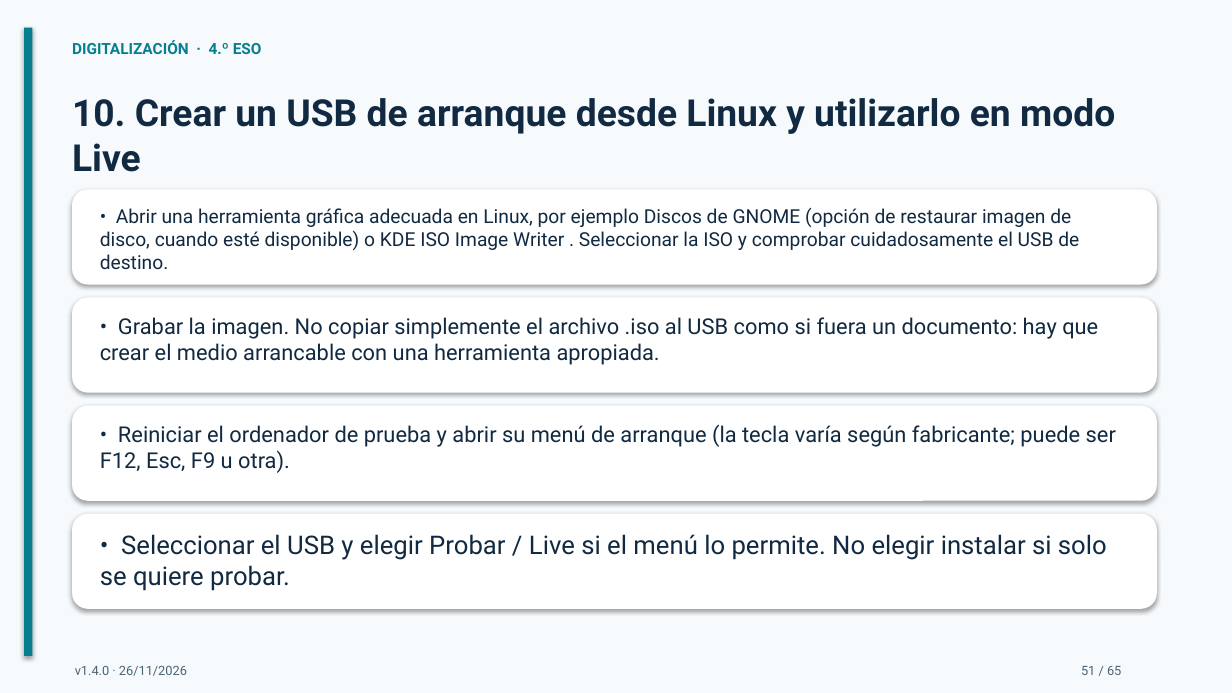
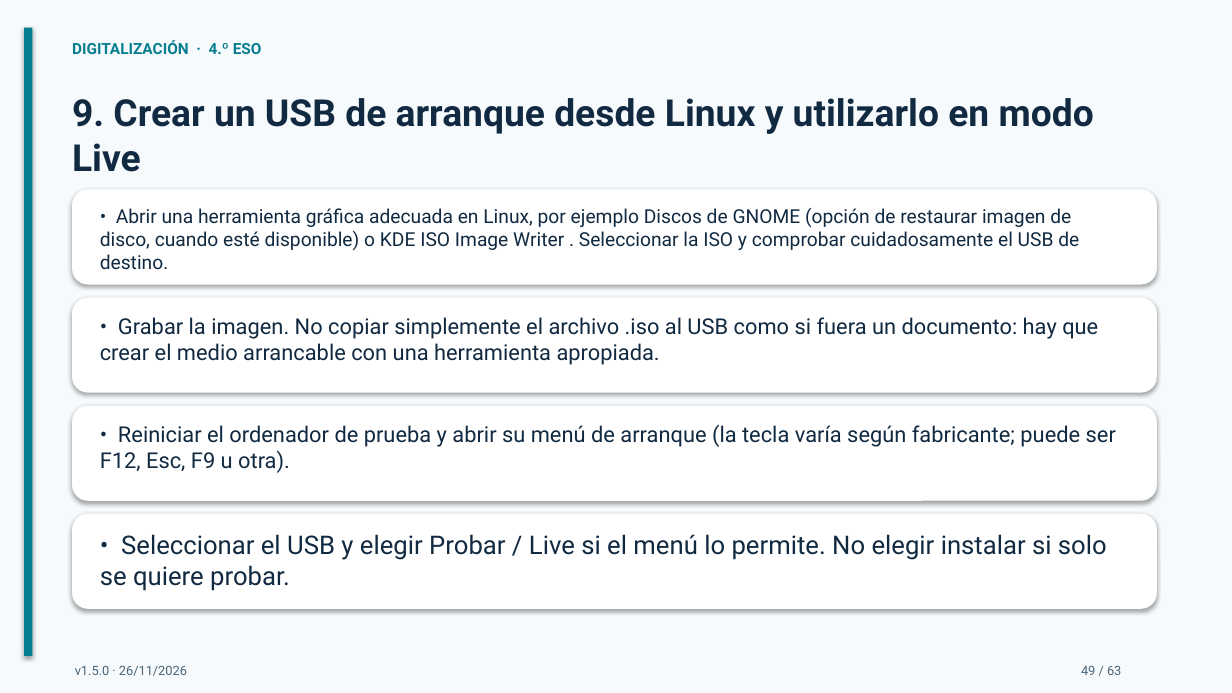
Before and after one commit to bitschips/digitaliza4, a slide deck: slide 49 of temas/tema-02-sistemas-operativos/presentaciones/tema-02-sistemas-operativos.pptx (slide 51 before the commit). Drawn at 1232x693 pixels with LibreOffice and Linux fonts; fonts in the diff are those of the drawing. Boxes give left, top, right and bottom in pixels: in the first picture for what was removed or moved away, otherwise in the second. Text is boxed around its words. In the diff, an @@ line names an element or a change of style, - is before the commit and + after.

```diff
--- a/temas/tema-02-sistemas-operativos/presentaciones/tema-02-sistemas-operativos.pptx
+++ b/temas/tema-02-sistemas-operativos/presentaciones/tema-02-sistemas-operativos.pptx
@@ text at (x1=72, y1=98, x2=1094, y2=172): text changed @@
-10. Crear un USB de arranque desde Linux y utilizarlo en modo Live
+9. Crear un USB de arranque desde Linux y utilizarlo en modo Live
@@ text at (x1=75, y1=666, x2=187, y2=676): text changed @@
-v1.4.0 · 26/11/2026
+v1.5.0 · 26/11/2026
@@ text at (x1=1081, y1=666, x2=1121, y2=675): text changed @@
-51 / 65
+49 / 63
```
Also in this commit, not shown: 62 other slides changed, 2 slides removed, 2 other files.
